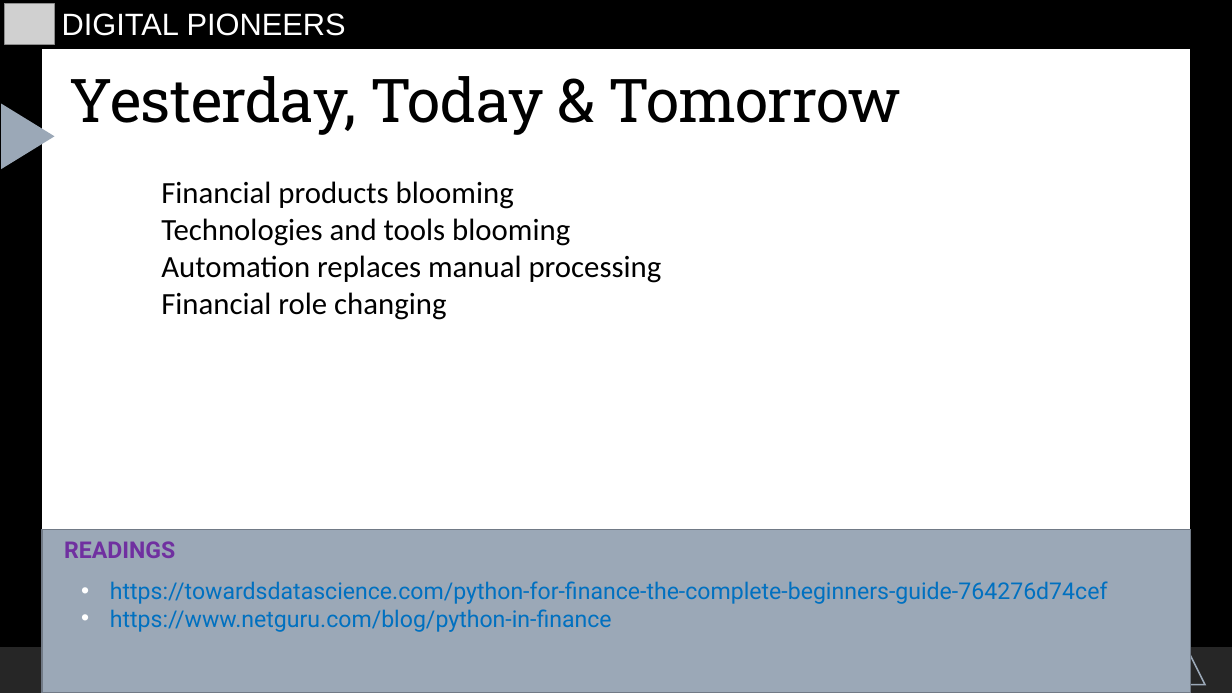
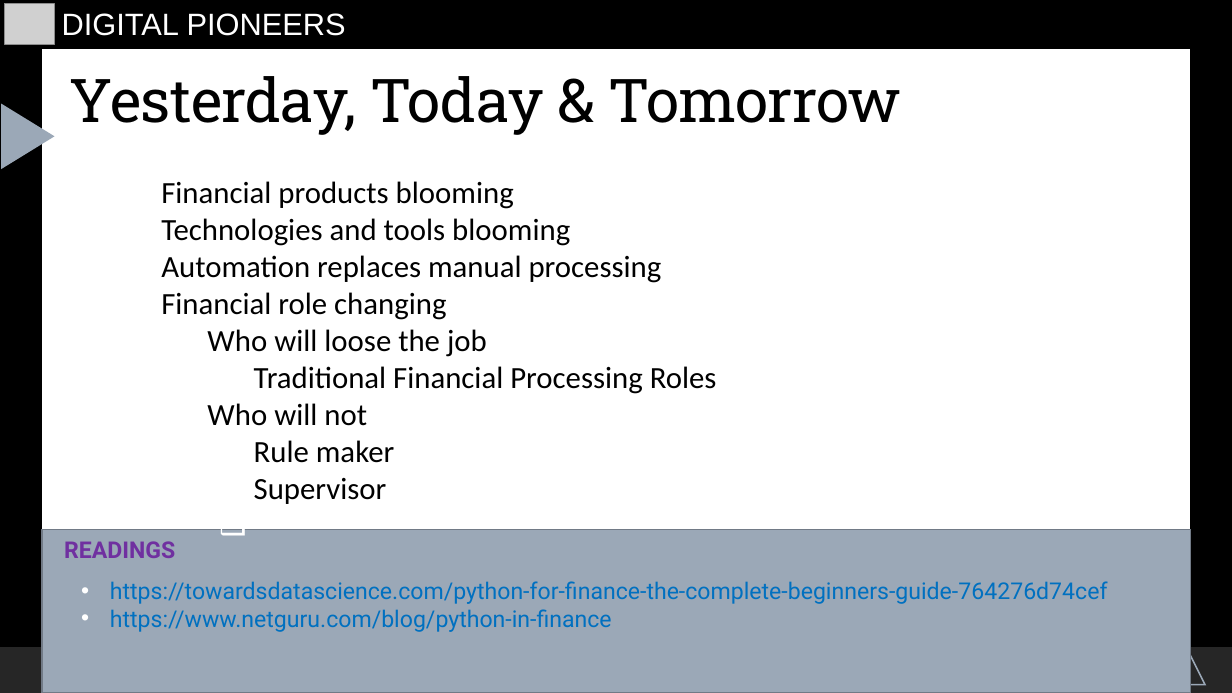
Before and after one commit to starswish2100/pythoninfinance, a slide deck: slide 4 of Introduction/tianshan-material/course_overview.odp. Drawn at 1232x693 pixels with LibreOffice and Linux fonts; fonts in the diff are those of the drawing; grey boxes stand for pictures. Boxes give left, top, right and bottom in pixels: in the first picture for what was removed or moved away, otherwise in the second. Text is boxed around its words. In the diff, an @@ line names an element or a change of style, - is before the commit and + after.

```diff
--- a/Introduction/tianshan-material/course_overview.odp
+++ b/Introduction/tianshan-material/course_overview.odp
@@ text at box(207, 329, 717, 504): paragraphs added @@
+  ❑ Who will loose the job
+    ❑ Traditional Financial Processing Roles
+  ❑ Who will not
+    ❑ Rule maker
+    ❑ Supervisor
```
Also in this commit, not shown: 1 other slide changed, 1 other file.
